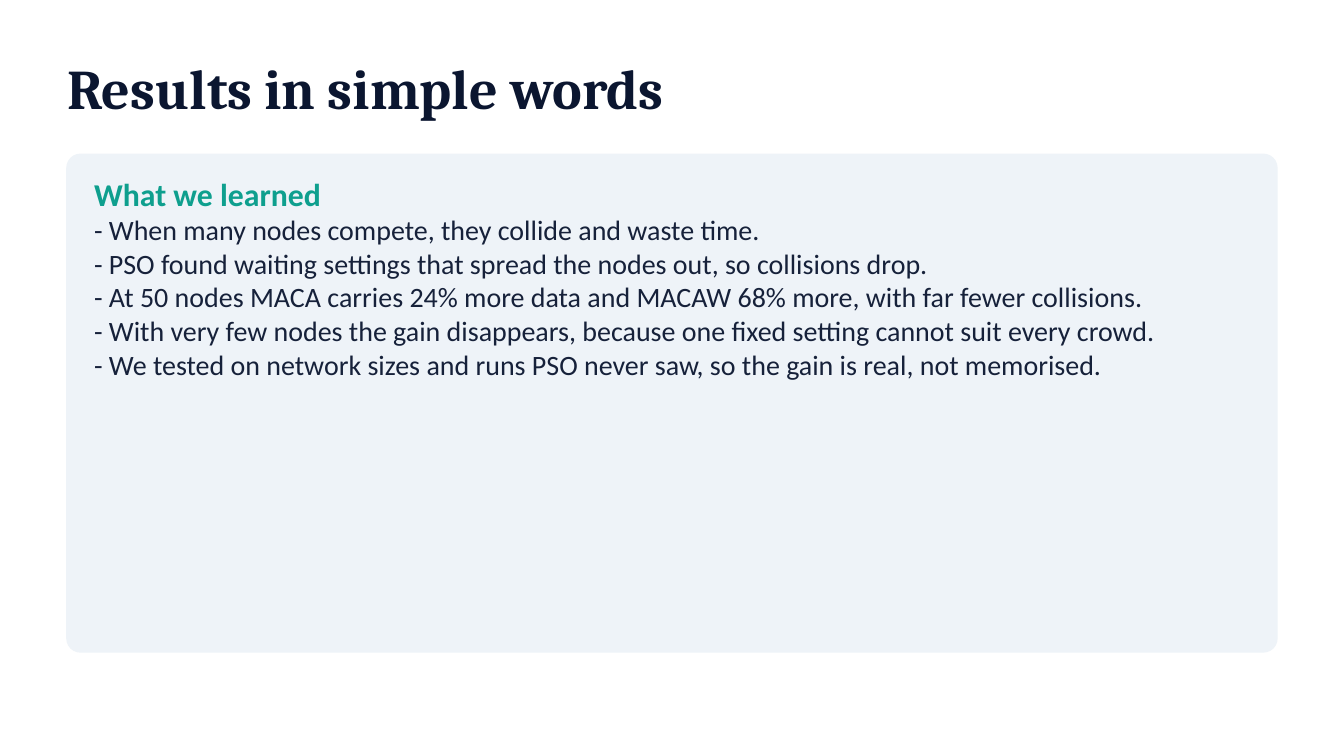
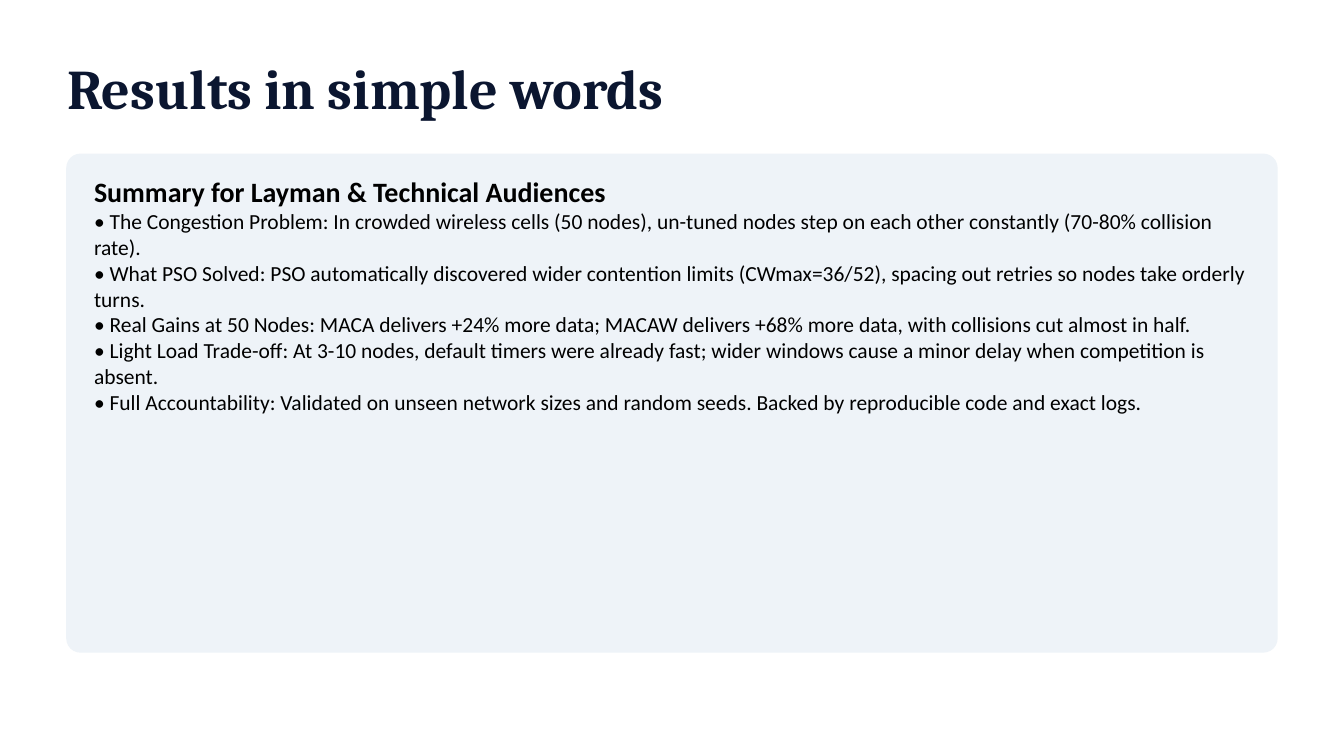
Before and after one commit to JayH25/NDO---MACA-MACAw-with-PSO-optimization, a slide deck: slide 12 of NDO_final.pptx. Drawn at 1344x756 pixels with LibreOffice and Linux fonts; fonts in the diff are those of the drawing. Boxes give left, top, right and bottom in pixels: in the first picture for what was removed or moved away, otherwise in the second. Text is boxed around its words. In the diff, an @@ line names an element or a change of style, - is before the commit and + after.

Commit message:
Enhance PPT with layman and technical explanations; preserve original backup in repo

```diff
--- a/NDO_final.pptx
+++ b/NDO_final.pptx
@@ text at bbox=[94, 182, 1245, 414]: text changed; size 15 to 11.5 pt; text colour #16213A to #000000 @@
-What we learned
-- When many nodes compete, they collide and waste time.
-- PSO found waiting settings that spread the nodes out, so collisions drop.
-- At 50 nodes MACA carries 24% more data and MACAW 68% more, with far fewer collisions.
-- With very few nodes the gain disappears, because one fixed setting cannot suit every crowd.
-- We tested on network sizes and runs PSO never saw, so the gain is real, not memorised.
+Summary for Layman & Technical Audiences
+• The Congestion Problem: In crowded wireless cells (50 nodes), un-tuned nodes step on each other constantly (70-80% collision rate).
+• What PSO Solved: PSO automatically discovered wider contention limits (CWmax=36/52), spacing out retries so nodes take orderly turns.
+• Real Gains at 50 Nodes: MACA delivers +24% more data; MACAW delivers +68% more data, with collisions cut almost in half.
+• Light Load Trade-off: At 3-10 nodes, default timers were already fast; wider windows cause a minor delay when competition is absent.
+• Full Accountability: Validated on unseen network sizes and random seeds. Backed by reproducible code and exact logs.
```
Also in this commit, not shown: 5 other slides changed, 3 other files.
